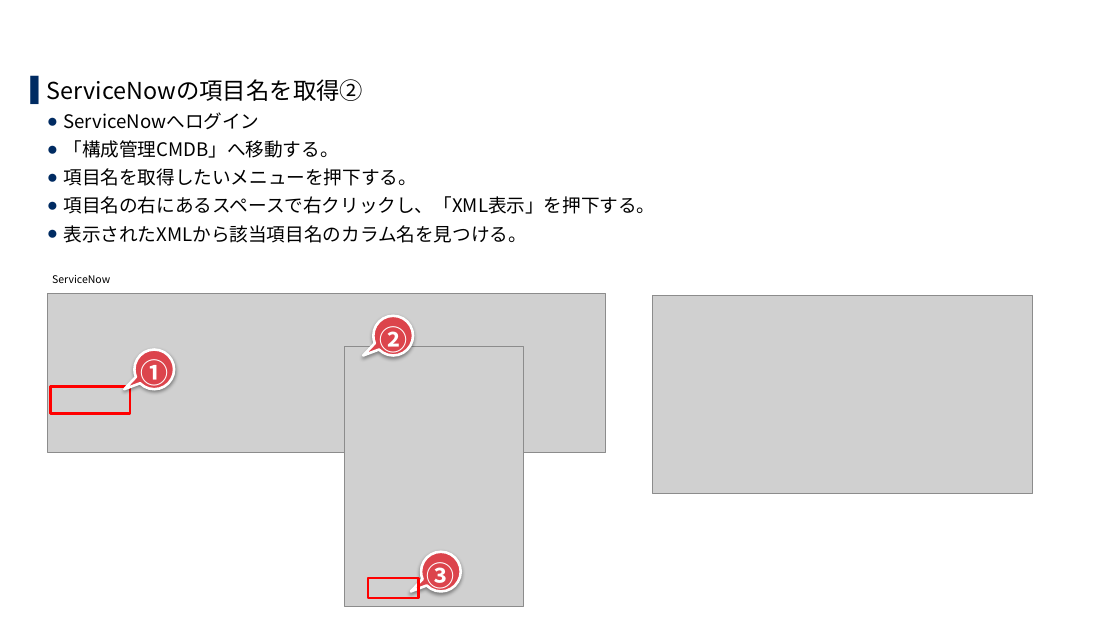
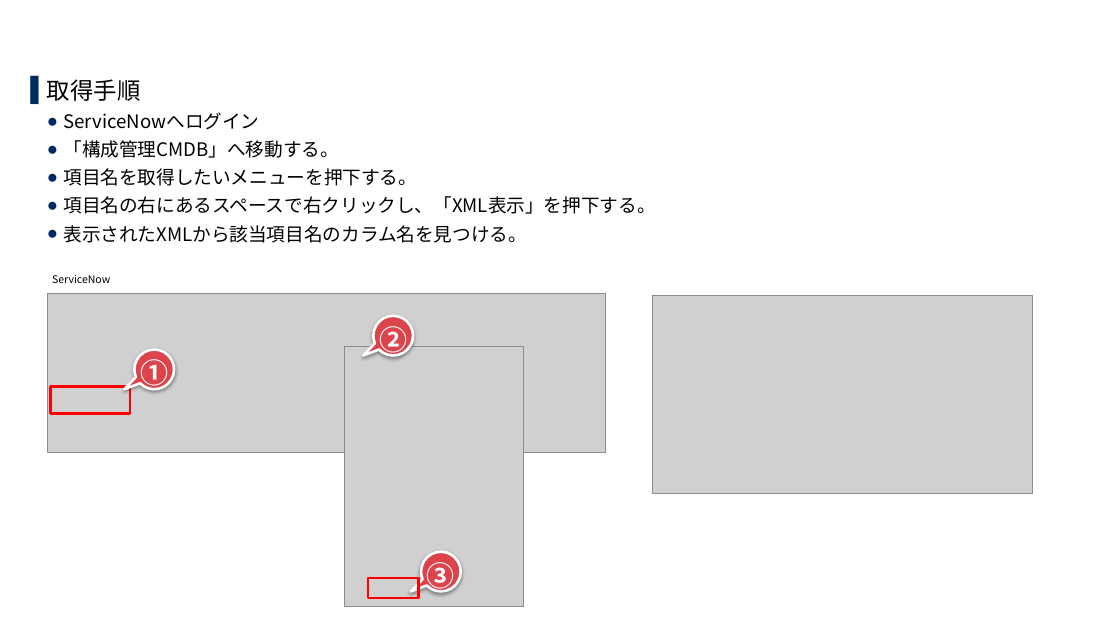
Before and after one commit to exastro-suite/SettingSamples-ServiceNow, a slide deck: slide 45 of docs/setting-samples-servicenow-install_ja.pptx (slide 52 before the commit). Drawn at 1120x630 pixels with LibreOffice and Linux fonts; fonts in the diff are those of the drawing; grey boxes stand for pictures; background and template pictures are left out. Boxes give left, top, right and bottom in pixels: in the first picture for what was removed or moved away, otherwise in the second. Text is boxed around its words. In the diff, an @@ line names an element or a change of style, - is before the commit and + after.

```diff
--- a/docs/setting-samples-servicenow-install_ja.pptx
+++ b/docs/setting-samples-servicenow-install_ja.pptx
@@ text at [47,79,140,101]: text changed @@
-▌ ServiceNowの項目名を取得②
+▌ 取得手順
```
Also in this commit, not shown: 19 other slides changed, 30 slides added, 42 slides removed, 1 other file.
